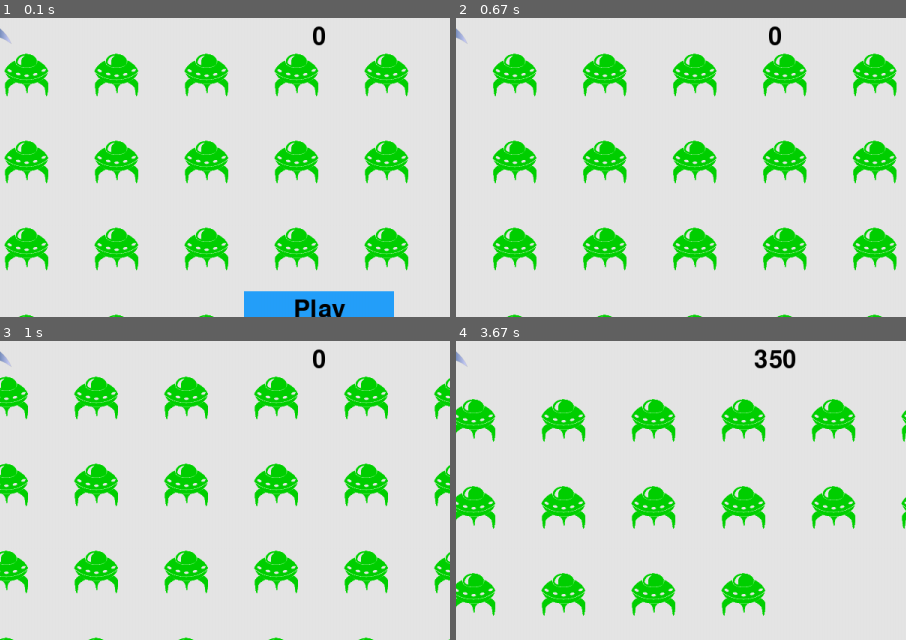
Above: before the commit, frames 1-4 (two rows, left to right).
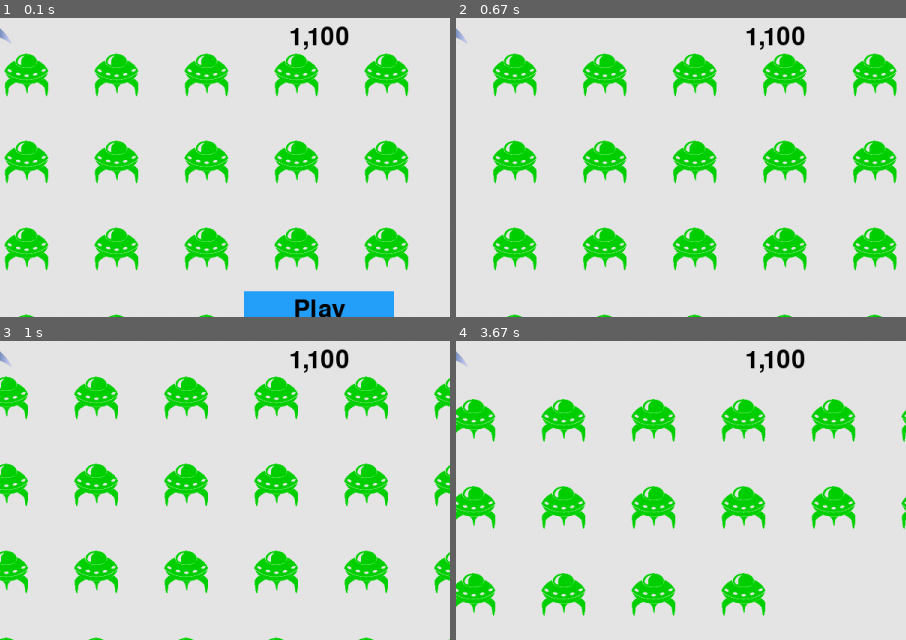
Above: after the commit, the same moments.

Repository: yazakhariya/py-game
Game: pygame game, started from alien_invasion.py
The game is run twice, just before and just after one commit, with the same random seed, the same clock (stepped at 60 frames per second) and the same inputs.
Inputs:
- Up to frame 1 (0.1 s): no input
- Up to frame 2 (0.67 s): click "Play" at 0.38 s
- Up to frame 3 (1 s): tap Space at 0.67 s
- Up to frame 4 (3.67 s): hold Right 1-1.47 s; tap Space at 1.07, 1.37, 1.57, 1.87, 2.07, 2.37, 2.63, 2.93, 3.07, 3.37 s; hold Right 1.5-1.97 s; hold Left 2-2.53 s; hold Left 2.57-2.97 s; hold Right 3-3.63 s
The pictures show only the part of the screen within x 15-65%, y 1-51%; the shares and areas given below are measured in that part.

The runs differ from the first frame. In frame 1, 0.4% of the frame differs, in the area x 64-78%, y 2-11%; in frame 2, 0.4%; in frame 3, 0.4%; in frame 4, 0.6%.

Commit message:
ref: refed

Diff:
--- a/alien_invasion.py
+++ b/alien_invasion.py
@@ -1,8 +1,7 @@
+import json
 import sys
-from time import sleep
-
 import pygame
-
+from pathlib import Path
 from settings import Settings
 from ship import Ship
 from bullet import Bullet
@@ -10,7 +9,9 @@
 from game_stats import GameStats
 from button_class import Button
 from scoreboard import Scoreboard
-
+from time import sleep
+
+path = Path("high_score.json")
 class AlienInvasion:
 
     def __init__(self):
@@ -51,6 +52,11 @@
             self.clock.tick(60)
 
     def _quit_game(self):
+        score = self.stats.get_saved_high_score()
+        if score < self.stats.high_score:
+            save_score = json.dumps(self.stats.high_score)
+            path.write_text(save_score)
+
         sys.exit()
 
     def _ship_hit(self):
--- a/game_stats.py
+++ b/game_stats.py
@@ -1,9 +1,21 @@
+import json
+
 class GameStats:
-
     def __init__(self, ai_game):
         self.settings = ai_game.settings
         self.reset_stats()
-        self.high_score = 0                               # does not get updated
+        self.high_score = self.get_saved_high_score()
+
+    def get_saved_high_score(self):
+        filename = 'high_score.json'
+        try:
+            with open(filename) as f:
+                contents = f.read()
+                if contents.strip():  # Check if file is not empty
+                    return json.loads(contents)
+        except (FileNotFoundError, json.JSONDecodeError):
+            return 0
+        return 0
 
     def reset_stats(self):
         self.ships_left = self.settings.ships_limit
--- /dev/null
+++ b/high_score.json
@@ -0,0 +1 @@
+1100
